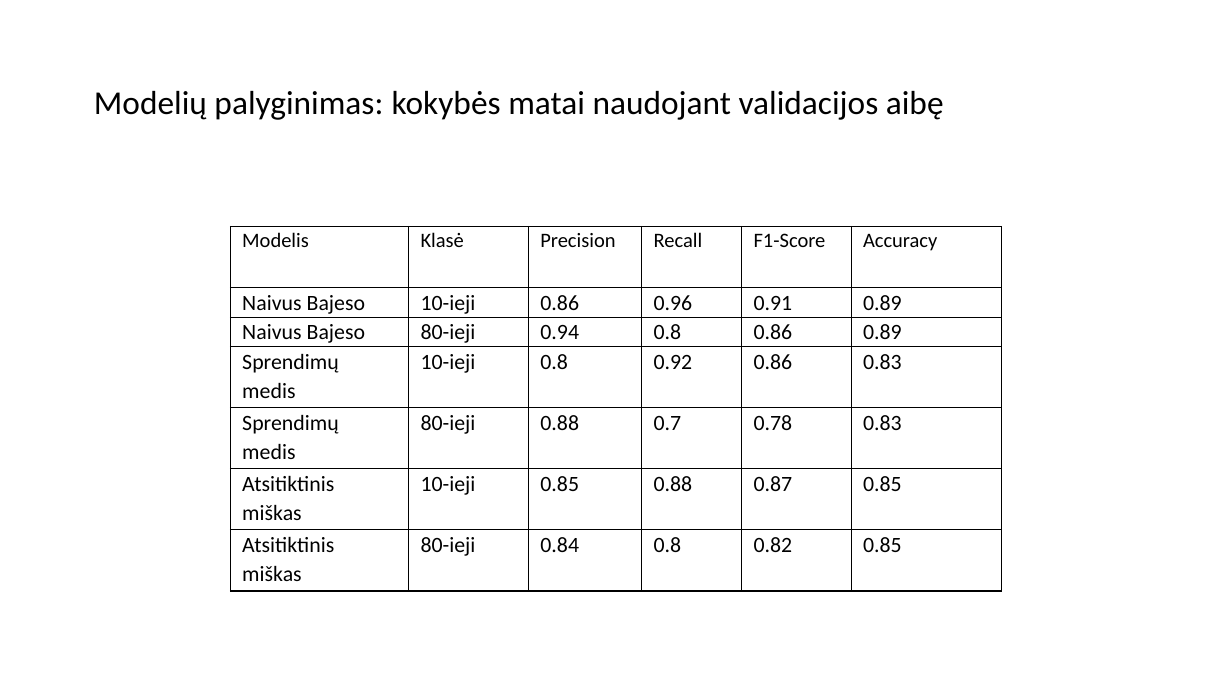
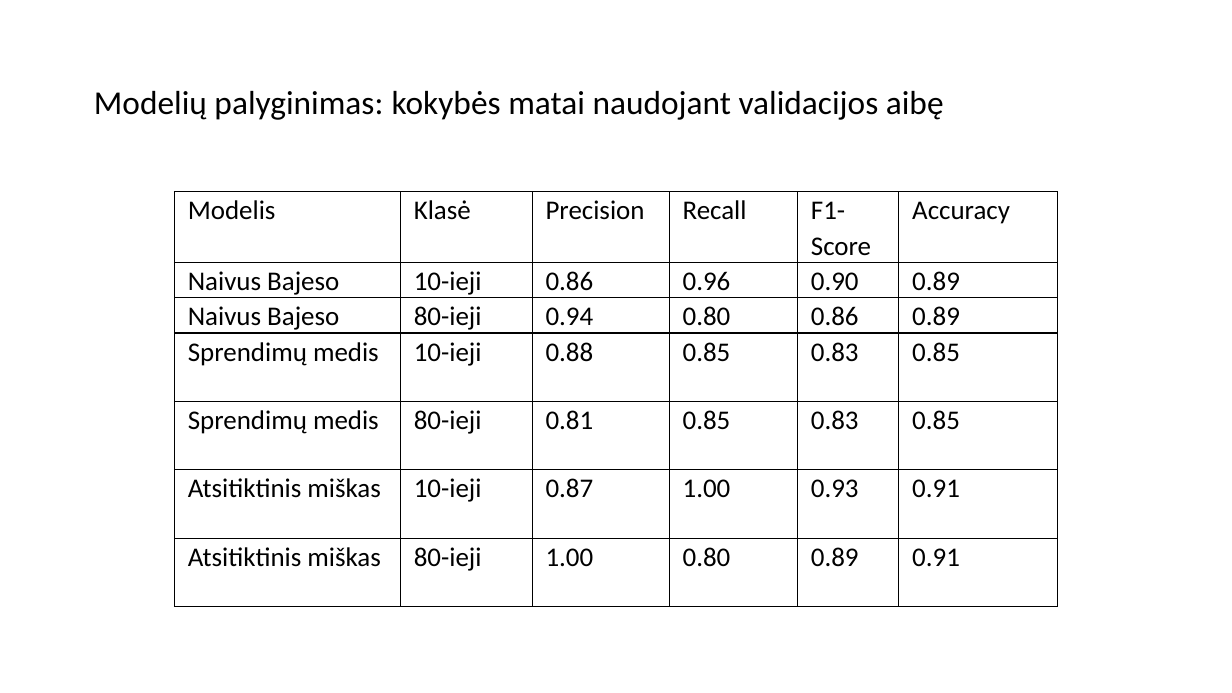
Before and after one commit to dovmar/PDVS, a slide deck: slide 14 of Lab_4/Pristatymas.pptx. Drawn at 1232x693 pixels with LibreOffice and Linux fonts; fonts in the diff are those of the drawing. Boxes give left, top, right and bottom in pixels: in the first picture for what was removed or moved away, otherwise in the second. Text is boxed around its words. In the diff, an @@ line names an element or a change of style, - is before the commit and + after.

```diff
--- a/Lab_4/Pristatymas.pptx
+++ b/Lab_4/Pristatymas.pptx
@@ table at (175,192,1059,601) @@
-row 2, column 5: 0.91
+row 2, column 5: 0.90
-row 3, column 4: 0.8
+row 3, column 4: 0.80
-row 4: Sprendimų medis | 10-ieji | 0.8 | 0.92 | 0.86 | 0.83
+row 4: Sprendimų medis | 10-ieji | 0.88 | 0.85 | 0.83 | 0.85
-row 5: Sprendimų medis | 80-ieji | 0.88 | 0.7 | 0.78 | 0.83
+row 5: Sprendimų medis | 80-ieji | 0.81 | 0.85 | 0.83 | 0.85
-row 6: Atsitiktinis miškas | 10-ieji | 0.85 | 0.88 | 0.87 | 0.85
+row 6: Atsitiktinis miškas | 10-ieji | 0.87 | 1.00 | 0.93 | 0.91
-row 7: Atsitiktinis miškas | 80-ieji | 0.84 | 0.8 | 0.82 | 0.85
+row 7: Atsitiktinis miškas | 80-ieji | 1.00 | 0.80 | 0.89 | 0.91
@@ size 16 to 21 pt in "Modelis", "Klasė", "Precision", "Recall" and 2 more places @@
@@ size 17 to 21 pt in "Naivus Bajeso", "10-ieji", "0.86", "0.96" and 14 more places @@
@@ table: place and size @@
-table at (230,226,1002,592)
+table at (175,192,1059,601)
```
Also in this commit, not shown: 7 other slides changed, 3 slides added, 8 other files.
